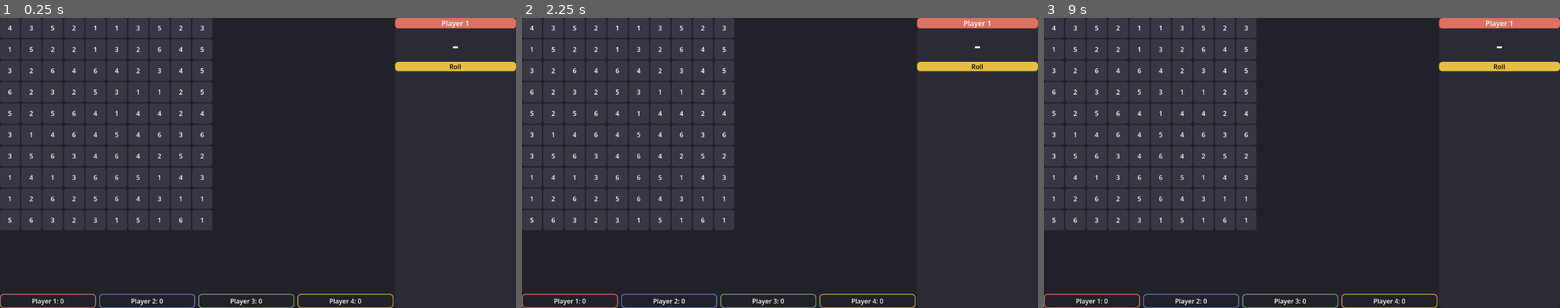
Above: before the commit, frames 1-3 (left to right).
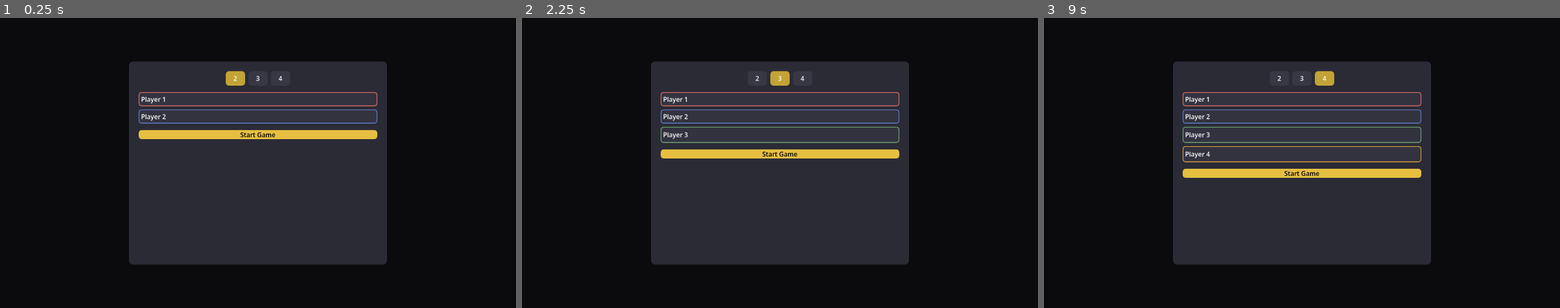
Above: after the commit, the same moments.

Repository: johnflarson/steamroller
Game: Godot game, scene res://scenes/main.tscn
The game is run twice, just before and just after one commit, with the same random seed, the same clock (stepped at 60 frames per second) and the same inputs.
Inputs:
- Up to frame 1 (0.25 s): no input
- Up to frame 2 (2.25 s): click "4" at 0.5 s; click "2" at 1.25 s; click "3" at 2 s
- Up to frame 3 (9 s): click "2" at 2.75 s; click "3" at 3.5 s; click "2" at 4.25 s; click "3" at 5 s; click "2" at 5.75 s; click "2" at 6.5 s; click "3" at 7.25 s; click "2" at 8 s; click "4" at 8.75 s

The runs differ from the first frame. In frame 1, 68% of the frame differs, in the area x 0-100%, y 0-100%; in frame 2, 68%; in frame 3, 69%.

Commit message:
feat(03-01): add SetupOverlay scene nodes and setup screen logic
- Add SetupOverlay Control with Dimmer, SetupCard, CountRow (2/3/4 buttons), NamesContainer (PlayerRow0-3 with LineEdit inputs), StartButton
- Add _init_setup_screen() with ButtonGroup count selection, colored bordered name inputs, Enter key field chaining
- Add _on_count_selected(), _update_name_field_visibility(), _show_player_row(), _hide_player_row() with slide animations
- Add _style_button_neutral(), _get_selected_count(), _random_fun_name() helpers
- Modify _ready() to hide HBoxContainer and show setup screen at launch instead of going straight to gameplay

Diff:
--- a/scenes/main.tscn
+++ b/scenes/main.tscn
@@ -101,3 +101,90 @@
 
 [node name="NewGameButton" type="Button" parent="WinOverlay/Panel/VBox"]
 text = "New Game"
+
+[node name="SetupOverlay" type="Control" parent="."]
+anchor_right = 1.0
+anchor_bottom = 1.0
+mouse_filter = 0
+visible = true
+
+[node name="Dimmer" type="ColorRect" parent="SetupOverlay"]
+anchor_right = 1.0
+anchor_bottom = 1.0
+color = Color(0, 0, 0, 0.65)
+
+[node name="SetupCard" type="PanelContainer" parent="SetupOverlay"]
+anchor_left = 0.25
+anchor_top = 0.15
+anchor_right = 0.75
+anchor_bottom = 0.85
+
+[node name="VBox" type="VBoxContainer" parent="SetupOverlay/SetupCard"]
+size_flags_horizontal = 3
+size_flags_vertical = 3
+theme_override_constants/separation = 16
+
+[node name="CountRow" type="HBoxContainer" parent="SetupOverlay/SetupCard/VBox"]
+size_flags_horizontal = 3
+alignment = 1
+theme_override_constants/separation = 8
+
+[node name="CountBtn2" type="Button" parent="SetupOverlay/SetupCard/VBox/CountRow"]
+toggle_mode = true
+text = "2"
+custom_minimum_size = Vector2(48, 36)
+
+[node name="CountBtn3" type="Button" parent="SetupOverlay/SetupCard/VBox/CountRow"]
+toggle_mode = true
+text = "3"
+custom_minimum_size = Vector2(48, 36)
+
+[node name="CountBtn4" type="Button" parent="SetupOverlay/SetupCard/VBox/CountRow"]
+toggle_mode = true
+text = "4"
+custom_minimum_size = Vector2(48, 36)
+
+[node name="NamesContainer" type="VBoxContainer" parent="SetupOverlay/SetupCard/VBox"]
+size_flags_horizontal = 3
+theme_override_constants/separation = 8
+
+[node name="PlayerRow0" type="HBoxContainer" parent="SetupOverlay/SetupCard/VBox/NamesContainer"]
+size_flags_horizontal = 3
+
+[node name="NameInput0" type="LineEdit" parent="SetupOverlay/SetupCard/VBox/NamesContainer/PlayerRow0"]
+size_flags_horizontal = 3
+placeholder_text = "Player 1"
+text = "Player 1"
+max_length = 15
+
+[node name="PlayerRow1" type="HBoxContainer" parent="SetupOverlay/SetupCard/VBox/NamesContainer"]
+size_flags_horizontal = 3
+
+[node name="NameInput1" type="LineEdit" parent="SetupOverlay/SetupCard/VBox/NamesContainer/PlayerRow1"]
+size_flags_horizontal = 3
+placeholder_text = "Player 2"
+text = "Player 2"
+max_length = 15
+
+[node name="PlayerRow2" type="HBoxContainer" parent="SetupOverlay/SetupCard/VBox/NamesContainer"]
+size_flags_horizontal = 3
+visible = false
+
+[node name="NameInput2" type="LineEdit" parent="SetupOverlay/SetupCard/VBox/NamesContainer/PlayerRow2"]
+size_flags_horizontal = 3
+placeholder_text = "Player 3"
+text = "Player 3"
+max_length = 15
+
+[node name="PlayerRow3" type="HBoxContainer" parent="SetupOverlay/SetupCard/VBox/NamesContainer"]
+size_flags_horizontal = 3
+visible = false
+
+[node name="NameInput3" type="LineEdit" parent="SetupOverlay/SetupCard/VBox/NamesContainer/PlayerRow3"]
+size_flags_horizontal = 3
+placeholder_text = "Player 4"
+text = "Player 4"
+max_length = 15
+
+[node name="StartButton" type="Button" parent="SetupOverlay/SetupCard/VBox"]
+text = "Start Game"
--- a/scripts/main.gd
+++ b/scripts/main.gd
@@ -31,6 +31,12 @@
 const SPENT_ALPHA := 0.40
 
 # ---------------------------------------------------------------------------
+# Random name pools for empty name fields
+# ---------------------------------------------------------------------------
+const ADJECTIVES := ["Brave", "Lucky", "Swift", "Bold", "Calm", "Fierce", "Jolly", "Keen", "Nimble", "Proud", "Witty", "Zesty"]
+const NOUNS := ["Fox", "Bear", "Star", "Wolf", "Hawk", "Lion", "Owl", "Puma", "Rook", "Sage", "Wren", "Lynx"]
+
+# ---------------------------------------------------------------------------
 # Line detection directions (horizontal, vertical, two diagonals)
 # ---------------------------------------------------------------------------
 const DIRECTIONS := [
@@ -48,13 +54,8 @@
 var scored_grid: Array = []     # [row][col] -> bool (spent/scored flag)
 var cell_buttons: Array = []    # [row][col] -> Button node reference
 
-var players: Array = [
-	{"name": "Player 1", "color": PLAYER_COLORS[0], "score": 0},
-	{"name": "Player 2", "color": PLAYER_COLORS[1], "score": 0},
-	{"name": "Player 3", "color": PLAYER_COLORS[2], "score": 0},
-	{"name": "Player 4", "color": PLAYER_COLORS[3], "score": 0},
-]
-var player_count := 4  # Default 4 for testing (exercises full player array)
+var players: Array = []
+var player_count := 2  # Default 2 (matches setup screen default)
 var current_player := 0
 var current_roll := 0
 
@@ -65,8 +66,9 @@
 var score_panels: Array = []
 
 # ---------------------------------------------------------------------------
-# @onready UI node references
-# ---------------------------------------------------------------------------
+# @onready UI node references — game UI
+# ---------------------------------------------------------------------------
+@onready var hbox_container: HBoxContainer = $HBoxContainer
 @onready var grid_container: GridContainer = $HBoxContainer/BoardPanel/GridContainer
 @onready var current_player_badge: PanelContainer = $HBoxContainer/Sidebar/SidebarContent/CurrentPlayerBadge
 @onready var current_player_name: Label = $HBoxContainer/Sidebar/SidebarContent/CurrentPlayerBadge/CurrentPlayerName
@@ -81,6 +83,27 @@
 @onready var new_game_button: Button = $WinOverlay/Panel/VBox/NewGameButton
 
 # ---------------------------------------------------------------------------
+# @onready UI node references — setup screen
+# ---------------------------------------------------------------------------
+@onready var setup_overlay: Control = $SetupOverlay
+@onready var count_btn_2: Button = $SetupOverlay/SetupCard/VBox/CountRow/CountBtn2
+@onready var count_btn_3: Button = $SetupOverlay/SetupCard/VBox/CountRow/CountBtn3
+@onready var count_btn_4: Button = $SetupOverlay/SetupCard/VBox/CountRow/CountBtn4
+@onready var player_row_0: HBoxContainer = $SetupOverlay/SetupCard/VBox/NamesContainer/PlayerRow0
+@onready var player_row_1: HBoxContainer = $SetupOverlay/SetupCard/VBox/NamesContainer/PlayerRow1
+@onready var player_row_2: HBoxContainer = $SetupOverlay/SetupCard/VBox/NamesContainer/PlayerRow2
+@onready var player_row_3: HBoxContainer = $SetupOverlay/SetupCard/VBox/NamesContainer/PlayerRow3
+@onready var name_input_0: LineEdit = $SetupOverlay/SetupCard/VBox/NamesContainer/PlayerRow0/NameInput0
+@onready var name_input_1: LineEdit = $SetupOverlay/SetupCard/VBox/NamesContainer/PlayerRow1/NameInput1
+@onready var name_input_2: LineEdit = $SetupOverlay/SetupCard/VBox/NamesContainer/PlayerRow2/NameInput2
+@onready var name_input_3: LineEdit = $SetupOverlay/SetupCard/VBox/NamesContainer/PlayerRow3/NameInput3
+@onready var start_button: Button = $SetupOverlay/SetupCard/VBox/StartButton
+
+# Collected arrays for easy iteration
+var name_inputs: Array = []
+var player_rows: Array = []
+
+# ---------------------------------------------------------------------------
 # Lifecycle
 # ---------------------------------------------------------------------------
 func _ready() -> void:
@@ -106,14 +129,246 @@
 	# Apply large font to roll result label
 	roll_result_label.add_theme_font_size_override("font_size", 48)
 
+	# Build the board grid (once at _ready — never again)
 	_init_arrays()
 	_generate_board()
 	_build_grid()
-	_setup_score_strip()
-	_update_ui()
+
+	# Wire persistent signals
 	roll_button.pressed.connect(_on_roll_button_pressed)
 	new_game_button.pressed.connect(_on_new_game_pressed)
 	_style_button_gold(new_game_button)
+
+	# Hide game UI at startup — setup screen will be shown instead
+	hbox_container.visible = false
+
+	# Populate iteration arrays after @onready vars are resolved
+	name_inputs = [name_input_0, name_input_1, name_input_2, name_input_3]
+	player_rows = [player_row_0, player_row_1, player_row_2, player_row_3]
+
+	# Show setup screen (it starts visible=true in the scene)
+	_init_setup_screen()
+
+# ---------------------------------------------------------------------------
+# Setup screen initialization — called once at _ready()
+# ---------------------------------------------------------------------------
+func _init_setup_screen() -> void:
+	# Style the setup card background
+	var card_style := StyleBoxFlat.new()
+	card_style.bg_color = SIDEBAR_BG
+	card_style.set_corner_radius_all(10)
+	card_style.corner_detail = 4
+	card_style.set_content_margin_all(24)
+	$SetupOverlay/SetupCard.add_theme_stylebox_override("panel", card_style)
+
+	# Create ButtonGroup for exclusive count selection
+	var bg := ButtonGroup.new()
+	for btn in [count_btn_2, count_btn_3, count_btn_4]:
+		btn.toggle_mode = true
+		btn.button_group = bg
+	bg.pressed.connect(_on_count_selected)
+
+	# Default to 2 players
+	count_btn_2.button_pressed = true
+	_style_button_gold(count_btn_2)
+	_style_button_neutral(count_btn_3)
+	_style_button_neutral(count_btn_4)
+
+	# Style each name input with player-colored border
+	for i in 4:
+		var field: LineEdit = name_inputs[i]
+		var field_style := StyleBoxFlat.new()
+		field_style.bg_color = Color(0.20, 0.20, 0.25)
+		field_style.set_border_width_all(2)
+		field_style.border_color = PLAYER_COLORS[i]
+		field_style.set_corner_radius_all(6)
+		field_style.corner_detail = 4
+		field_style.set_content_margin_all(6)
+		field.add_theme_stylebox_override("normal", field_style)
+		field.add_theme_stylebox_override("focus", field_style)
+		field.add_theme_color_override("font_color", Color.WHITE)
+		field.add_theme_color_override("font_placeholder_color", Color(0.6, 0.6, 0.6))
+
+	# Wire Enter key chaining between fields
+	name_inputs[0].text_submitted.connect(func(_t: String): name_inputs[1].grab_focus())
+	name_inputs[1].text_submitted.connect(func(_t: String): _on_enter_from_field(1))
+	name_inputs[2].text_submitted.connect(func(_t: String): _on_enter_from_field(2))
+	name_inputs[3].text_submitted.connect(func(_t: String): _on_start_game_pressed())
+
+	# Style Start Game button
+	_style_button_gold(start_button)
+	start_button.pressed.connect(_on_start_game_pressed)
+
+	# Ensure initial visibility matches 2-player default (rows 2/3 hidden)
+	player_rows[2].visible = false
+	player_rows[3].visible = false
+
+# ---------------------------------------------------------------------------
+# Count button selection handler
+# ---------------------------------------------------------------------------
+func _on_count_selected(btn: BaseButton) -> void:
+	var count: int = int(btn.text)
+	# Update button styles: pressed=gold, others=neutral
+	for b in [count_btn_2, count_btn_3, count_btn_4]:
+		if b.button_pressed:
+			_style_button_gold(b)
+		else:
+			_style_button_neutral(b)
+	_update_name_field_visibility(count)
+
+# ---------------------------------------------------------------------------
+# Enter key handler for chained focus in name fields
+# ---------------------------------------------------------------------------
+func _on_enter_from_field(idx: int) -> void:
+	var selected: int = _get_selected_count()
+	if idx + 1 < selected:
+		name_inputs[idx + 1].grab_focus()
+	else:
+		_on_start_game_pressed()
+
+# ---------------------------------------------------------------------------
+# Neutral button style (unselected count buttons + general dark buttons)
+# ---------------------------------------------------------------------------
+func _style_button_neutral(btn: Button) -> void:
+	var normal_style := StyleBoxFlat.new()
+	normal_style.bg_color = NEUTRAL_CELL
+	normal_style.set_corner_radius_all(8)
+	normal_style.corner_detail = 4
+	btn.add_theme_stylebox_override("normal", normal_style)
+
+	var hover_style := StyleBoxFlat.new()
+	hover_style.bg_color = NEUTRAL_CELL.lightened(0.15)
+	hover_style.set_corner_radius_all(8)
+	hover_style.corner_detail = 4
+	btn.add_theme_stylebox_override("hover", hover_style)
+
+	var pressed_style := StyleBoxFlat.new()
+	pressed_style.bg_color = NEUTRAL_CELL.darkened(0.15)
+	pressed_style.set_corner_radius_all(8)
+	pressed_style.corner_detail = 4
+	btn.add_theme_stylebox_override("pressed", pressed_style)
+
+	var disabled_style := StyleBoxFlat.new()
+	disabled_style.bg_color = NEUTRAL_CELL.darkened(0.3)
+	disabled_style.set_corner_radius_all(8)
+	disabled_style.corner_detail = 4
+	btn.add_theme_stylebox_override("disabled", disabled_style)
+
+	btn.add_theme_color_override("font_color", Color.WHITE)
+	btn.add_theme_color_override("font_color_disabled", Color(0.5, 0.5, 0.5))
+
+# ---------------------------------------------------------------------------
+# Show/hide name field rows with slide animation when count changes
+# ---------------------------------------------------------------------------
+func _update_name_field_visibility(count: int) -> void:
+	if count >= 3:
+		_show_player_row(player_rows[2])
+	else:
+		_hide_player_row(player_rows[2])
+	if count >= 4:
+		_show_player_row(player_rows[3])
+	else:
+		_hide_player_row(player_rows[3])
+
+func _show_player_row(row: Control) -> void:
+	row.visible = true
+	row.custom_minimum_size = Vector2(0, 0)
+	row.modulate.a = 0.0
+	var tw := create_tween()
+	tw.set_parallel(true)
+	tw.tween_property(row, "custom_minimum_size", Vector2(0, 40), 0.15)\
+		.set_trans(Tween.TRANS_SINE).set_ease(Tween.EASE_OUT)
+	tw.tween_property(row, "modulate:a", 1.0, 0.15)\
+		.set_trans(Tween.TRANS_SINE).set_ease(Tween.EASE_OUT)
+
+func _hide_player_row(row: Control) -> void:
+	if not row.visible:
+		return
+	var tw := create_tween()
+	tw.set_parallel(true)
+	tw.tween_property(row, "custom_minimum_size", Vector2(0, 0), 0.12)\
+		.set_trans(Tween.TRANS_SINE).set_ease(Tween.EASE_IN)
+	tw.tween_property(row, "modulate:a", 0.0, 0.12)\
+		.set_trans(Tween.TRANS_SINE).set_ease(Tween.EASE_IN)
+	await tw.finished
+	row.visible = false
+
+# ---------------------------------------------------------------------------
+# Get currently selected player count from ButtonGroup state
+# ---------------------------------------------------------------------------
+func _get_selected_count() -> int:
+	if count_btn_2.button_pressed:
+		return 2
+	if count_btn_3.button_pressed:
+		return 3
+	return 4
+
+# ---------------------------------------------------------------------------
+# Random fun name for empty name fields
+# ---------------------------------------------------------------------------
+func _random_fun_name() -> String:
+	return ADJECTIVES[randi() % ADJECTIVES.size()] + " " + NOUNS[randi() % NOUNS.size()]
+
+# ---------------------------------------------------------------------------
+# Start Game button handler — reads setup, initializes game, fades to gameplay
+# ---------------------------------------------------------------------------
+func _on_start_game_pressed() -> void:
+	player_count = _get_selected_count()
+	# Build dynamic players array from setup state
+	players = []
+	for i in player_count:
+		var name_text: String = name_inputs[i].text.strip_edges()
+		if name_text.is_empty():
+			name_text = _random_fun_name()
+		players.append({"name": name_text, "color": PLAYER_COLORS[i], "score": 0})
+	# Rebuild score strip for the selected player count
+	for child in score_strip.get_children():
+		child.queue_free()
+	score_labels.clear()
+	score_panels.clear()
+	_setup_score_strip()
+	# Reset game state
+	current_player = 0
+	current_roll = 0
+	state = GameState.WAIT_ROLL
+	# Reset data grids
+	for r in rows:
+		for c in cols:
+			owner_grid[r][c] = -1
+			scored_grid[r][c] = false
+	# Generate fresh board and update buttons in place (never _build_grid() again)
+	_generate_board()
+	for r in rows:
+		for c in cols:
+			var btn: Button = cell_buttons[r][c]
+			btn.text = str(board_numbers[r][c])
+			btn.disabled = false
+			btn.scale = Vector2.ONE
+			_set_cell_color(btn, NEUTRAL_CELL)
+	game_log.clear()
+	# Fade to game UI, then update UI after transition completes
+	await _fade_to_game()
+	_update_ui()
+
+# ---------------------------------------------------------------------------
+# Fade transitions between setup and game
+# ---------------------------------------------------------------------------
+func _fade_to_game() -> void:
+	var tw := create_tween()
+	tw.tween_property(setup_overlay, "modulate:a", 0.0, 0.2)\
+		.set_trans(Tween.TRANS_SINE).set_ease(Tween.EASE_IN)
+	await tw.finished
+	setup_overlay.visible = false
+	hbox_container.visible = true
+
+func _fade_to_setup() -> void:
+	win_overlay.visible = false
+	setup_overlay.modulate.a = 0.0
+	setup_overlay.visible = true
+	hbox_container.visible = false
+	var tw := create_tween()
+	tw.tween_property(setup_overlay, "modulate:a", 1.0, 0.2)\
+		.set_trans(Tween.TRANS_SINE).set_ease(Tween.EASE_OUT)
 
 # ---------------------------------------------------------------------------
 # Roll button gold styling
@@ -289,8 +544,7 @@
 # ---------------------------------------------------------------------------
 # Cell claiming
 # NOTE: Signal connections in _build_grid() are made once at _ready().
-# If a "Play Again" feature is added in Phase 3, ensure _build_grid() is not
-# called again without disconnecting existing signals first to avoid double-fire.
+# _build_grid() must never be called again — double-fires signals on 100 buttons.
 # ---------------------------------------------------------------------------
 func _claim_cell(row: int, col: int) -> void:
 	owner_grid[row][col] = current_player
@@ -490,33 +744,11 @@
 	, 0.0, 1.0, 0.5).set_trans(Tween.TRANS_SINE).set_ease(Tween.EASE_OUT)
 
 # ---------------------------------------------------------------------------
-# New game — reset all state, regenerate board, update existing buttons in place
+# New Game — route back to setup screen (WIN-03)
+# Setup screen preserves previous names and count (LineEdit.text values persist)
 # ---------------------------------------------------------------------------
 func _on_new_game_pressed() -> void:
-	# Reset game state
-	current_player = 0
-	current_roll = 0
-	state = GameState.WAIT_ROLL
-	for i in player_count:
-		players[i].score = 0
-	# Reset data grids
-	for r in rows:
-		for c in cols:
-			owner_grid[r][c] = -1
-			scored_grid[r][c] = false
-	# Generate fresh board numbers and update buttons in place (no rebuild)
-	_generate_board()
-	for r in rows:
-		for c in cols:
-			var btn: Button = cell_buttons[r][c]
-			btn.text = str(board_numbers[r][c])
-			btn.disabled = false
-			btn.scale = Vector2.ONE
-			_set_cell_color(btn, NEUTRAL_CELL)
-	# Hide overlay, clear log, update UI
-	win_overlay.visible = false
-	game_log.clear()
-	_update_ui()
+	_fade_to_setup()
 
 # ---------------------------------------------------------------------------
 # Disable all cells (used on game over)
